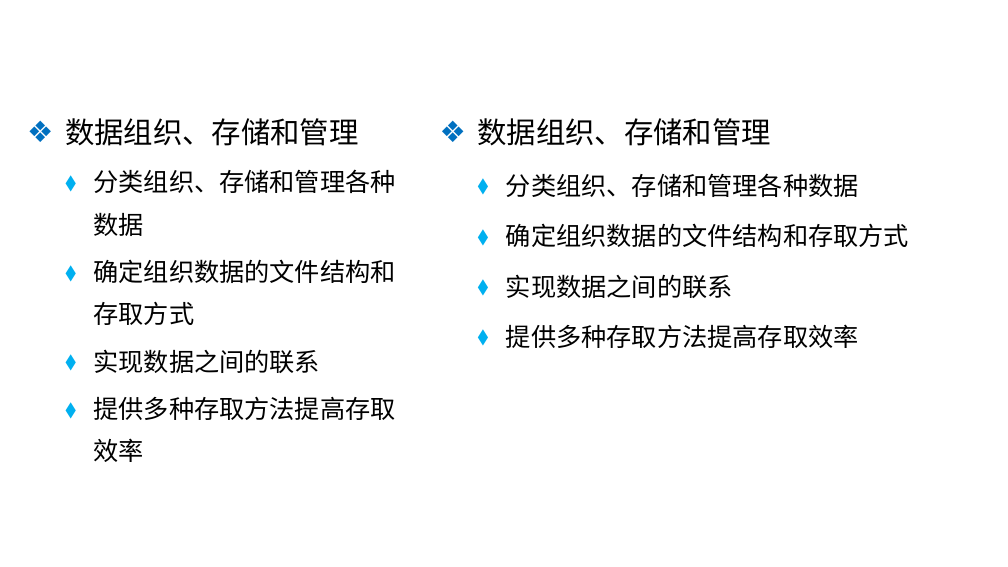
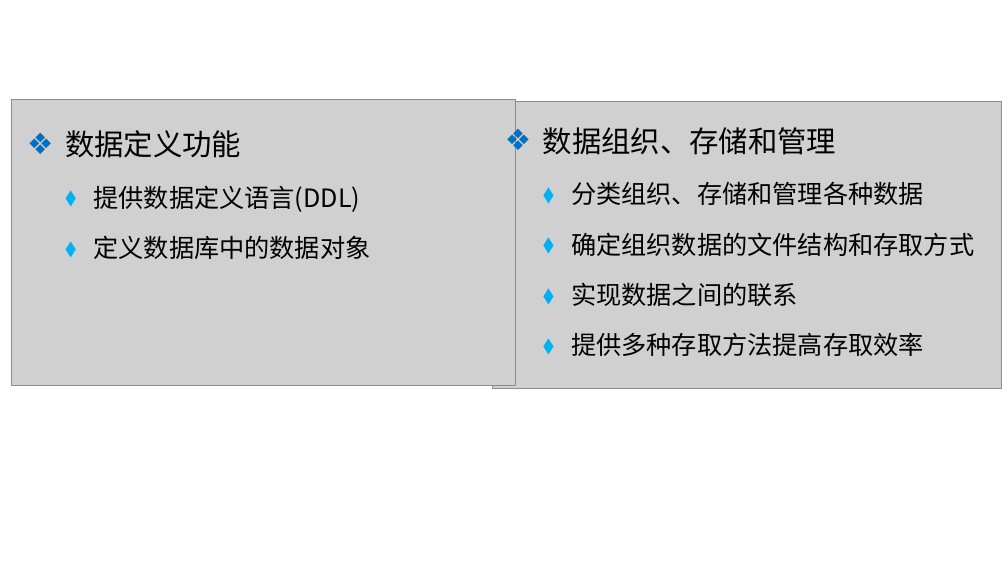
Before and after one commit to edu2act/course-DataBase, a slide deck: slide 11 of materials/slides/ch01.pptx. Drawn at 1008x567 pixels with LibreOffice and Linux fonts; fonts in the diff are those of the drawing; grey boxes stand for pictures; background and template pictures are left out. Boxes give left, top, right and bottom in pixels: in the first picture for what was removed or moved away, otherwise in the second. Text is boxed around its words. In the diff, an @@ line names an element or a change of style, - is before the commit and + after.

```diff
--- a/materials/slides/ch01.pptx
+++ b/materials/slides/ch01.pptx
@@ picture added at <box>11,99,516,385</box> @@
@@ text removed at <box>65,118,395,462</box> @@
-❖ 数据组织、存储和管理
-  ⬧ 分类组织、存储和管理各种数据
-  ⬧ 确定组织数据的文件结构和存取方式
-  ⬧ 实现数据之间的联系
-  ⬧ 提供多种存取方法提高存取效率
@@ picture added at <box>492,102,1002,389</box> @@
@@ text "数据组织、存储和管理": place and size @@
-text "数据组织、存储和管理" at <box>477,118,909,348</box>
+text "数据组织、存储和管理" at <box>543,127,974,356</box>
@@ text added at <box>65,130,370,259</box>, 24 pt, text #000000 @@
+❖ 数据定义功能
+  ⬧ 提供数据定义语言(DDL)
+  ⬧ 定义数据库中的数据对象
```
Also in this commit, not shown: 1 other file.
